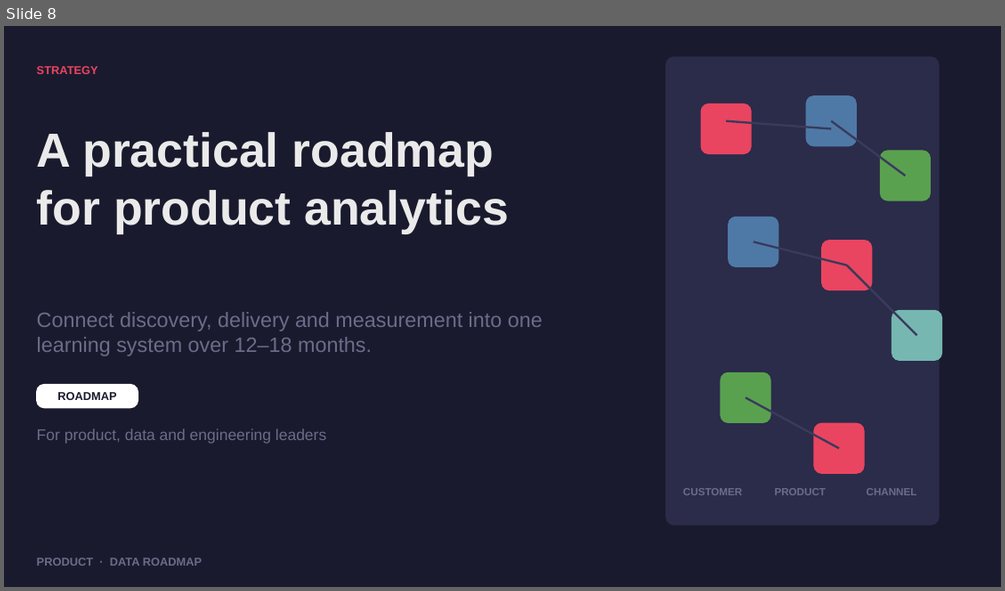
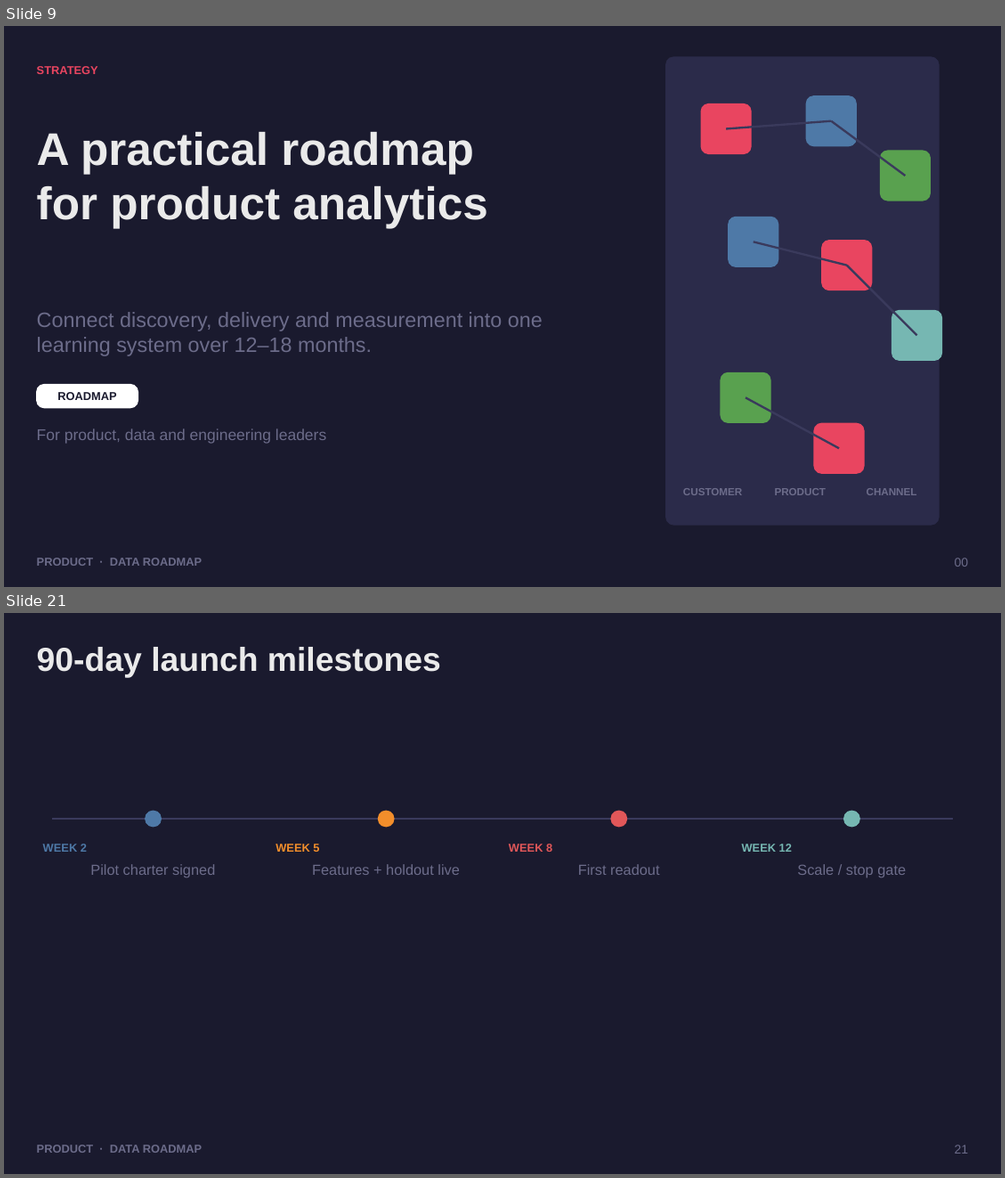
Before and after one commit to dhanesh123in/ppt-gen, a slide deck: examples/demo.pptx. Shown one above the other, each under a label of ours: slide 8 before the commit, slides 9 and 21 after it; the slides between them are not shown. The pictures are 1005x591 and 1005x1178 pixels, drawn with LibreOffice and Linux fonts; fonts in the diff are those of the drawing. Boxes give left, top, right and bottom in pixels: in the first picture for what was removed or moved away, otherwise in the second. Text is boxed around its words. In the diff, an @@ line names an element or a change of style, - is before the commit and + after.

```diff
--- a/examples/demo.pptx
+++ b/examples/demo.pptx
@@ slide 21 added at <box>4,613,1001,1174</box>, background #1A1A2E @@
@@ text added at <box>37,647,441,678</box>, 32 pt, text #EAEAEA, bold @@
+90-day launch milestones
@@ rectangle added at <box>53,818,953,819</box>, fill #3A3A5C, outline #3A3A5C 1 pt @@
@@ rounded rectangle added at <box>146,811,161,827</box>, fill #4E79A7, outline #4E79A7 1 pt @@
@@ rounded rectangle added at <box>379,811,395,827</box>, fill #F28E2B, outline #F28E2B 1 pt @@
@@ rounded rectangle added at <box>611,811,627,827</box>, fill #E15759, outline #E15759 1 pt @@
@@ rounded rectangle added at <box>844,811,859,827</box>, fill #76B7B2, outline #76B7B2 1 pt @@
@@ text added at <box>43,844,87,852</box>, 11 pt, text #4E79A7, bold @@
+WEEK 2
@@ text added at <box>275,844,319,852</box>, 11 pt, text #F28E2B, bold @@
+WEEK 5
@@ text added at <box>509,843,552,854</box>, 11 pt, text #E15759, bold @@
+WEEK 8
@@ text added at <box>742,844,792,852</box>, 11 pt, text #76B7B2, bold @@
+WEEK 12
@@ text added at <box>90,864,215,877</box>, 14 pt, text #6C6C8A @@
+Pilot charter signed
@@ text added at <box>312,864,460,875</box>, 14 pt, text #6C6C8A @@
+Features + holdout live
@@ text added at <box>578,864,659,875</box>, 14 pt, text #6C6C8A @@
+First readout
@@ text added at <box>797,864,906,877</box>, 14 pt, text #6C6C8A @@
+Scale / stop gate
@@ text added at <box>37,1144,202,1152</box>, 11 pt, text #6C6C8A, bold @@
+PRODUCT · DATA ROADMAP
@@ text added at <box>955,1144,969,1153</box>, 12 pt, text #6C6C8A @@
+21
@@ what was slide 8 is now slide 9 @@
@@ slide 9 changed as well @@
@@ text "A practical roadmap for product ..." at <box>37,132,488,228</box>: size 46 to 44 pt @@
@@ line moved from (727, 121) - (831, 129) to (727, 129) - (831, 121) @@
@@ text added at <box>955,557,969,566</box>, 12 pt, text #6C6C8A @@
+00
```
Also in this commit, not shown: 11 other slides changed, 14 other slides added, 41 other files.
